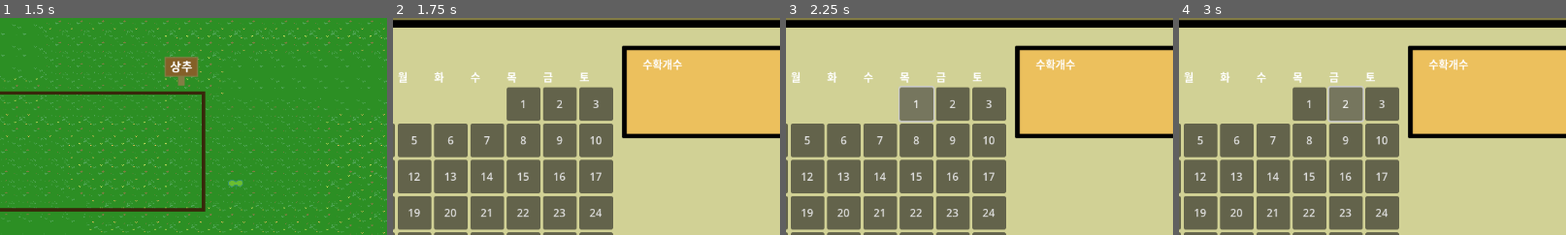
Above: before the commit, frames 1-4 (left to right).
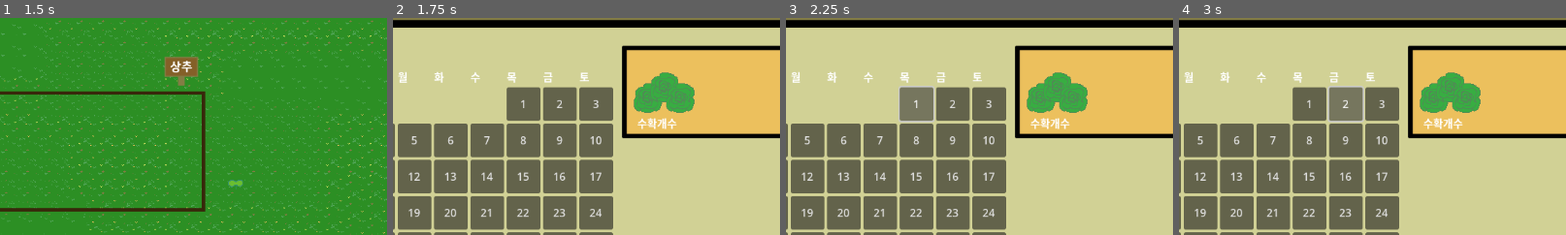
Above: after the commit, the same moments.

Repository: 202116302/farm_game_godot
Game: Godot game, scene res://scene/main.tscn
The game is run twice, just before and just after one commit, with the same random seed, the same clock (stepped at 60 frames per second) and the same inputs.
Inputs:
- Up to frame 1 (1.5 s): tap Enter (ui_accept) at 0.5, 0.77 s; hold E (E) 0.53-1.28 s; hold Up (ui_up) from 0.53 s (still down); tap E (E) at 1.35 s
- Up to frame 2 (1.75 s): keep holding Up (ui_up); tap Enter (ui_accept) at 1.52 s
- Up to frame 3 (2.25 s): release Up (ui_up) at 2 s; click "1" at 2 s
- Up to frame 4 (3 s): click "2" at 2.75 s
The pictures show only the part of the screen within x 20-69%, y 11-61%; the shares and areas given below are measured in that part.

Frame 1 is identical in both runs. In frame 2, 2.7% of the frame differs, in the area x 62-78%, y 18-52%; in frame 3, 2.7%; in frame 4, 2.7%.

Commit message:
헛간 메뉴 저장

Diff:
--- a/scene/barn_menu.tscn
+++ b/scene/barn_menu.tscn
@@ -1,9 +1,10 @@
-[gd_scene load_steps=6 format=3 uid="uid://b2kn57hccxfcd"]
+[gd_scene load_steps=7 format=3 uid="uid://b2kn57hccxfcd"]
 
 [ext_resource type="Script" path="res://script/barn_menu.gd" id="1_4nk5d"]
 [ext_resource type="Texture2D" uid="uid://bneq2iesevs5v" path="res://asset/object/barn_menu.png" id="2_eldcb"]
 [ext_resource type="FontFile" uid="uid://bp3qhqkvcxah4" path="res://asset/font/font2.ttf" id="3_13i36"]
 [ext_resource type="Texture2D" uid="uid://cdppvktakwai2" path="res://asset/object/menu_object2.png" id="4_c10j7"]
+[ext_resource type="Texture2D" uid="uid://dmwjl2h7gebly" path="res://asset/lettuces/lettuce4.png" id="5_86ixr"]
 
 [sub_resource type="LabelSettings" id="LabelSettings_kr41p"]
 font = ExtResource("3_13i36")
@@ -101,6 +102,13 @@
 offset_bottom = 10.25
 texture = ExtResource("4_c10j7")
 
+[node name="inven_count" type="Label" parent="menu_window"]
+layout_mode = 0
+offset_left = 512.0
+offset_top = 152.0
+offset_right = 552.0
+offset_bottom = 175.0
+
 [node name="inven_text" type="Label" parent="menu_window"]
 layout_mode = 1
 anchors_preset = -1
@@ -108,7 +116,46 @@
 anchor_top = 0.305
 anchor_right = 0.622
 anchor_bottom = 0.312
-offset_left = -44.2
-offset_top = -15.75
-offset_right = 0.199951
-offset_bottom = 3.39999
+offset_left = -52.2
+offset_top = 72.25
+offset_right = -7.79999
+offset_bottom = 91.4
+
+[node name="lettuce1" type="TextureRect" parent="menu_window"]
+layout_mode = 1
+anchors_preset = -1
+anchor_left = 0.591
+anchor_top = 0.364
+anchor_right = 0.591
+anchor_bottom = 0.364
+offset_left = -35.9
+offset_top = -8.20004
+offset_right = 12.1
+offset_bottom = 39.8
+texture = ExtResource("5_86ixr")
+
+[node name="lettuce2" type="TextureRect" parent="menu_window"]
+layout_mode = 1
+anchors_preset = -1
+anchor_left = 0.587
+anchor_top = 0.378
+anchor_right = 0.587
+anchor_bottom = 0.378
+offset_left = -8.29999
+offset_top = -31.9
+offset_right = 39.7
+offset_bottom = 16.1
+texture = ExtResource("5_86ixr")
+
+[node name="lettuce3" type="TextureRect" parent="menu_window"]
+layout_mode = 1
+anchors_preset = -1
+anchor_left = 0.587
+anchor_top = 0.378
+anchor_right = 0.587
+anchor_bottom = 0.378
+offset_left = 15.7
+offset_top = -15.9
+offset_right = 63.7
+offset_bottom = 32.1
+texture = ExtResource("5_86ixr")
--- a/scene/main.tscn
+++ b/scene/main.tscn
@@ -292,22 +292,8 @@
 z_index = 1
 position = Vector2(323, 205)
 
-[node name="LettuceScene" parent="." instance=ExtResource("5_10ljp")]
-position = Vector2(-1, 0)
-
-[node name="UI" parent="." instance=ExtResource("6_57udu")]
-
-[node name="field" parent="." instance=ExtResource("26_ia1m0")]
-position = Vector2(-47, -17)
-
-[node name="barn" parent="." instance=ExtResource("27_0ln6o")]
-position = Vector2(-48, -177)
-
-[node name="Camera2D" type="Camera2D" parent="."]
-position = Vector2(-1, 7)
-
 [node name="barn_menu" parent="." instance=ExtResource("28_cstnk")]
-z_index = 1
+z_index = 3
 anchor_left = -0.51
 anchor_top = -0.452
 anchor_right = 0.51
@@ -316,3 +302,17 @@
 offset_top = 19.896
 offset_right = -3.52008
 offset_bottom = 20.128
+
+[node name="LettuceScene" parent="." instance=ExtResource("5_10ljp")]
+position = Vector2(-1, 0)
+
+[node name="UI" parent="." instance=ExtResource("6_57udu")]
+
+[node name="field" parent="." instance=ExtResource("26_ia1m0")]
+position = Vector2(-47, -17)
+
+[node name="barn" parent="." instance=ExtResource("27_0ln6o")]
+position = Vector2(-48, -177)
+
+[node name="Camera2D" type="Camera2D" parent="."]
+position = Vector2(-1, 7)
--- a/script/barn_menu.gd
+++ b/script/barn_menu.gd
@@ -9,6 +9,22 @@
 	create_calendar()
 	$menu_window/Button.pressed.connect(func(): hide())
 	hide()
+
+func update_lettuce_display():
+	var lettuce1 = $menu_window/lettuce1  # TextureRect
+	var lettuce2 = $menu_window/lettuce2  # TextureRect
+	var lettuce3 = $menu_window/lettuce3  # TextureRect
+	var count_label = $menu_window/lettuce_count
+	var player = get_node("/root/Main/Player")
+
+	if player:
+		var count = player.harvested_lettuce_count
+
+		lettuce1.visible = count >= 1
+		lettuce2.visible = count >= 6
+		lettuce3.visible = count >= 11
+
+		count_label.text = "수확한 상추: " + str(count) + "개"
 
 
 func inventory_text():
